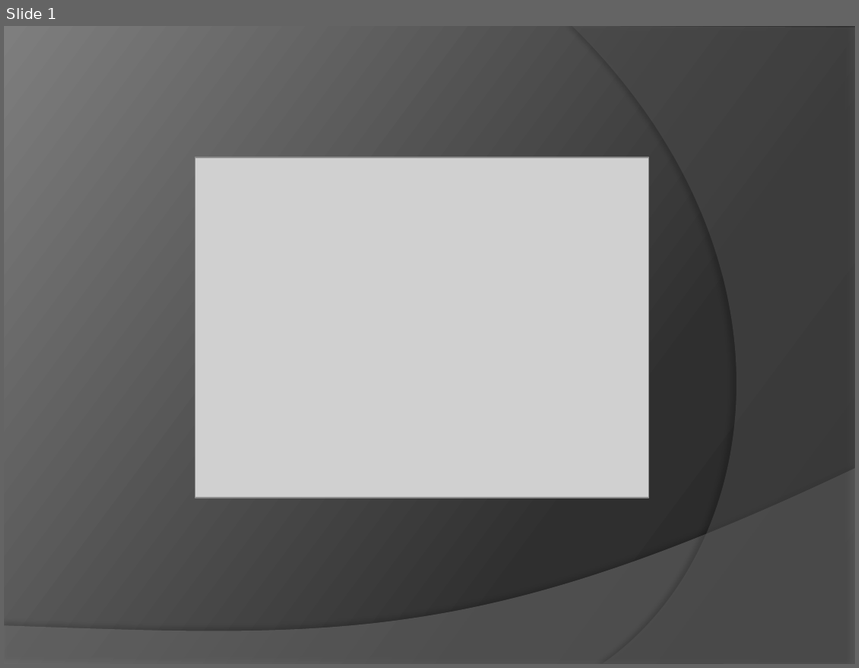
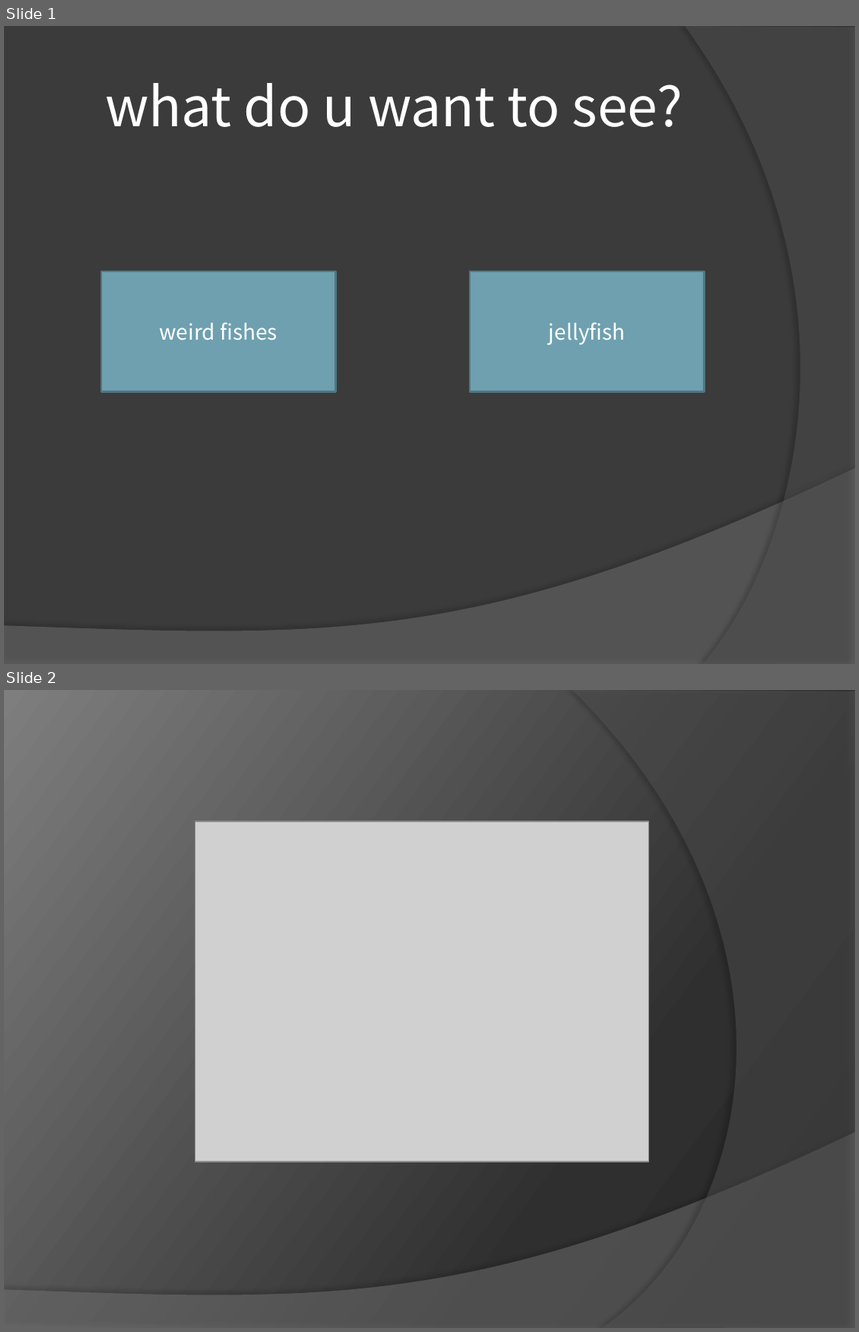
Before and after one commit to antonnpopov/2023, a slide deck: gryzg.pptx. Shown one above the other, each under a label of ours: slide 1 before the commit, slides 1 and 2 after it. The pictures are 859x668 and 859x1332 pixels, drawn with LibreOffice and Linux fonts; fonts in the diff are those of the drawing; grey boxes stand for pictures. Boxes give left, top, right and bottom in pixels: in the first picture for what was removed or moved away, otherwise in the second. Text is boxed around its words. In the diff, an @@ line names an element or a change of style, - is before the commit and + after.

Commit message:
add interactive slide

```diff
--- a/gryzg.pptx
+++ b/gryzg.pptx
@@ slide 1 added at (x1=4, y1=26, x2=855, y2=664), background #3B3B3B; not listed: 1 template element that a slide beside it also shows @@
@@ freeform shape added at (x1=685, y1=26, x2=855, y2=664), fill #5E5E5E at 40% opacity @@
@@ title added at (x1=105, y1=83, x2=683, y2=127), 46 pt, text #FFFFFF @@
+what do u want to see?
@@ rectangle added at (x1=101, y1=271, x2=336, y2=392), fill #6EA0B0, outline #517682 1.5 pt, 18 pt, text #FFFFFF @@
+weird fishes
@@ rectangle added at (x1=470, y1=271, x2=705, y2=392), fill #6EA0B0, outline #517682 1.5 pt, 18 pt, text #FFFFFF @@
+jellyfish
@@ what was slide 1 is now slide 2 @@
```
